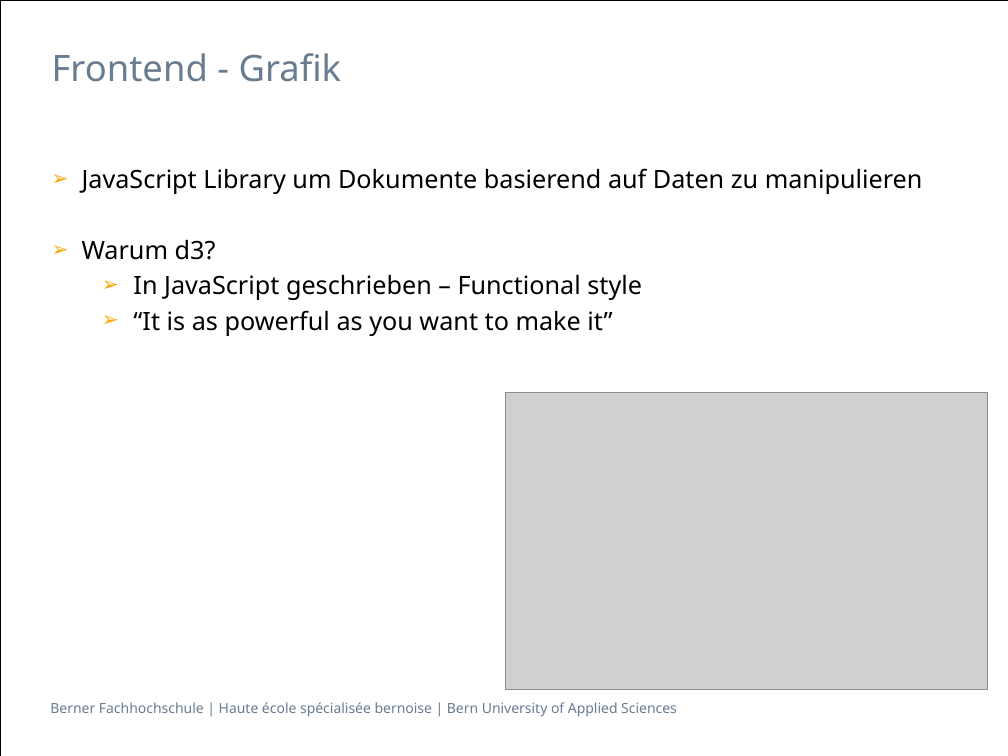
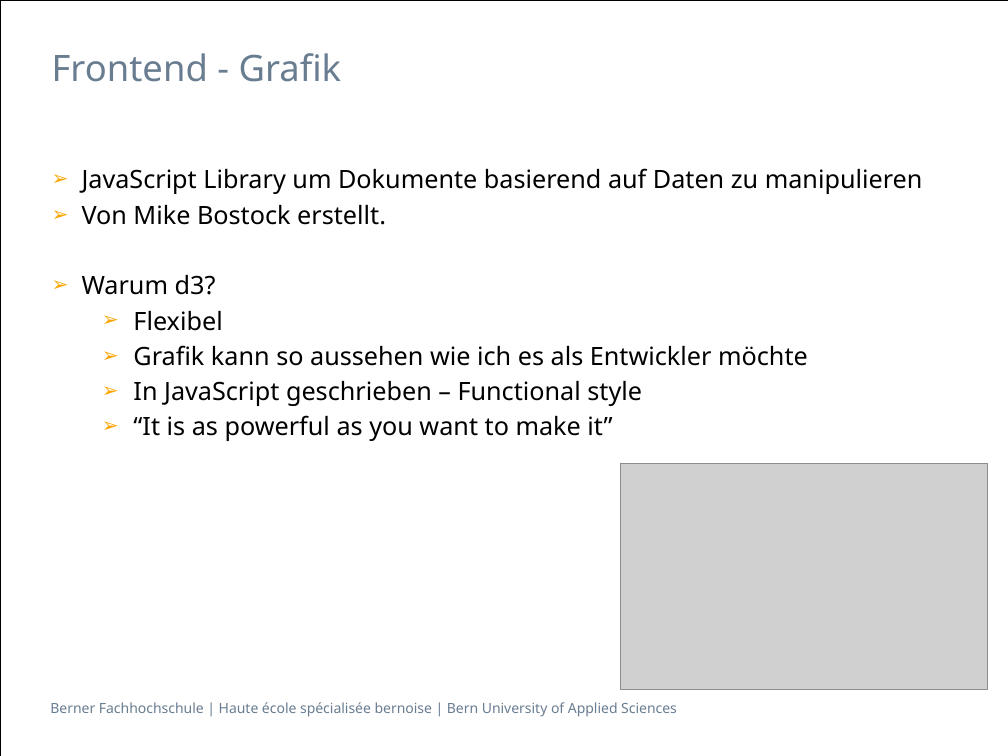
Before and after one commit to Franklin89/Zeiterfassung, a slide deck: slide 8 of Presentation/Präsentation Integrationsprojekt.pptx. Drawn at 1008x756 pixels with LibreOffice and Linux fonts; fonts in the diff are those of the drawing; grey boxes stand for pictures. Boxes give left, top, right and bottom in pixels: in the first picture for what was removed or moved away, otherwise in the second. Text is boxed around its words. In the diff, an @@ line names an element or a change of style, - is before the commit and + after.

Commit message:
kk: Nochmals presi

```diff
--- a/Presentation/Präsentation Integrationsprojekt.pptx
+++ b/Presentation/Präsentation Integrationsprojekt.pptx
@@ text at box(82, 205, 386, 225): paragraph added @@
+➢ Von Mike Bostock erstellt.
@@ text at box(133, 311, 808, 366): paragraphs added @@
+  ➢ Flexibel
+  ➢ Grafik kann so aussehen wie ich es als Entwickler möchte
@@ picture: place and size @@
-picture at box(505, 393, 987, 689)
+picture at box(621, 464, 988, 689)
```
